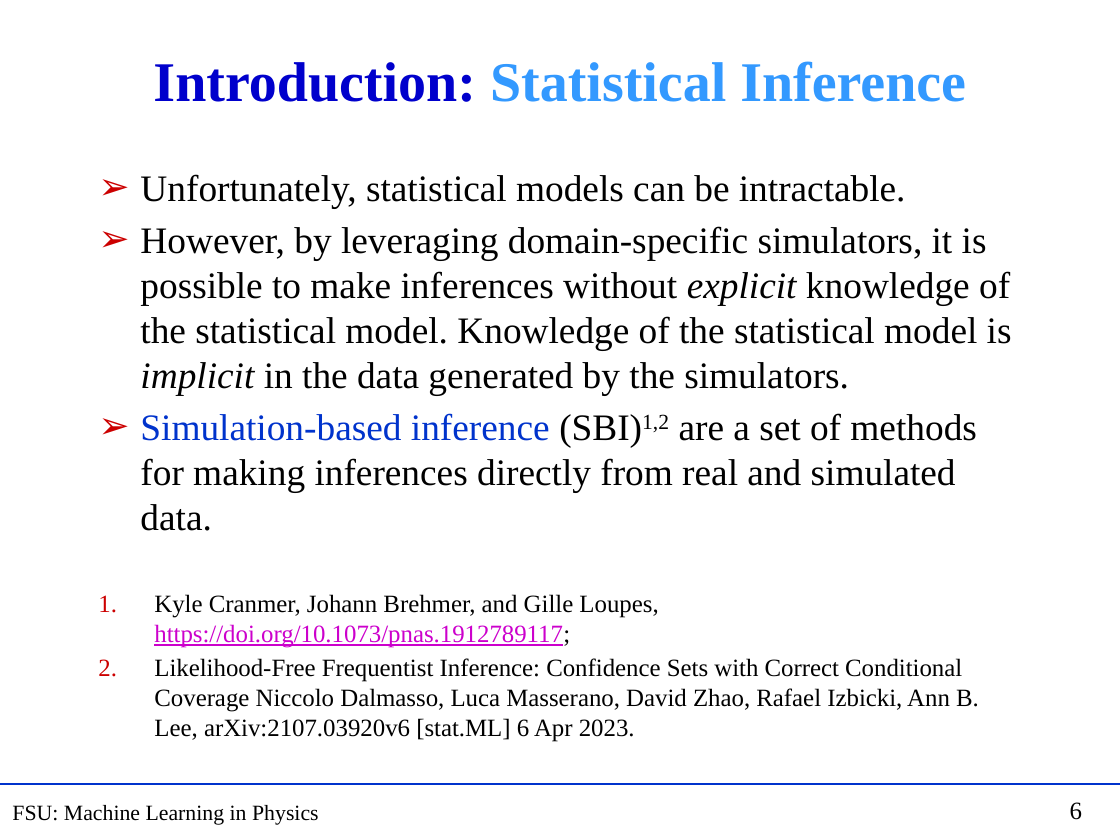
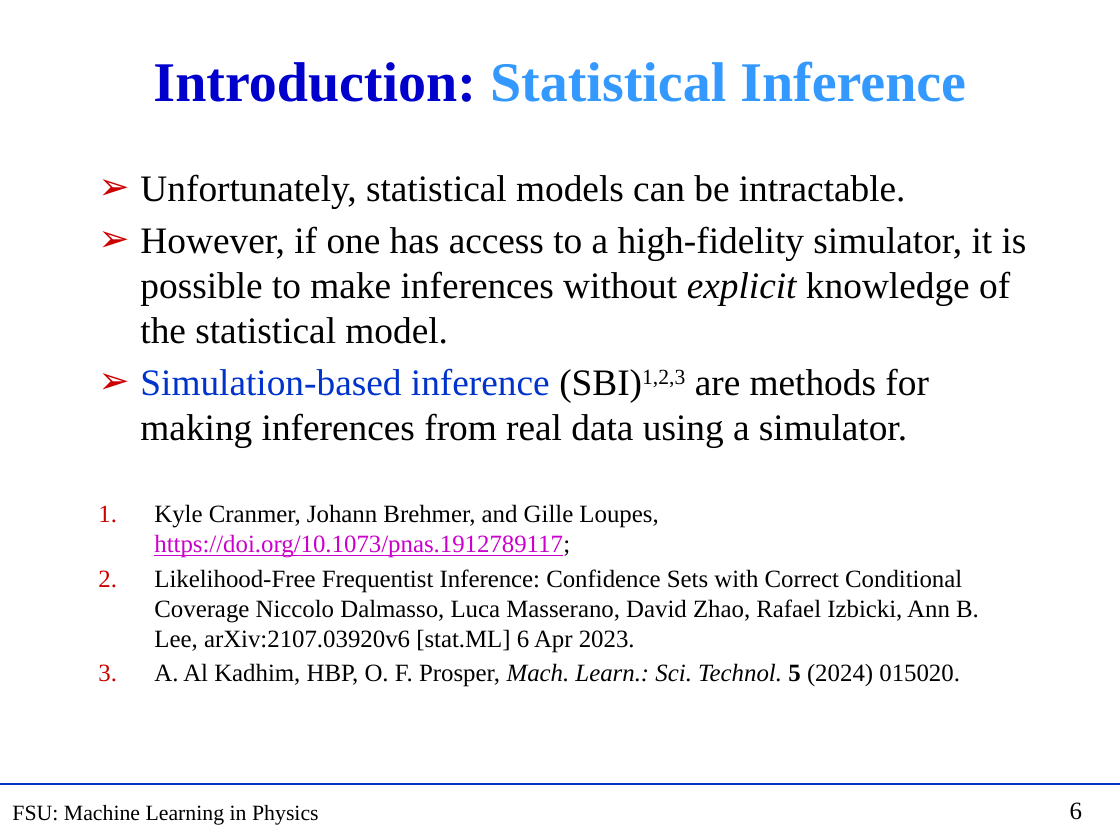
Before and after one commit to hbprosper/mlinphysics, a slide deck: slide 6 of Lectures/09.SBI/Lecture_SBI.pptx. Drawn at 1120x840 pixels with LibreOffice and Linux fonts; fonts in the diff are those of the drawing. Boxes give left, top, right and bottom in pixels: in the first picture for what was removed or moved away, otherwise in the second. Text is boxed around its words. In the diff, an @@ line names an element or a change of style, - is before the commit and + after.

Commit message:
update a few lectures

```diff
--- a/Lectures/09.SBI/Lecture_SBI.pptx
+++ b/Lectures/09.SBI/Lecture_SBI.pptx
@@ text at (140, 226, 1027, 447): text changed @@
-➢ However, by leveraging domain-specific simulators, it is possible to make inferences without explicit knowledge of the statistical model. Knowledge of the statistical model is implicit in the data generated by the simulators.
-➢ Simulation-based inference (SBI)1,2 are a set of methods for making inferences directly from real and simulated data.
+➢ However, if one has access to a high-fidelity simulator, it is possible to make inferences without explicit knowledge of the statistical model.
+➢ Simulation-based inference (SBI)1,2,3 are methods for making inferences from real data using a simulator.
@@ text at (154, 663, 960, 687): paragraph added @@
+3. A. Al Kadhim, HBP, O. F. Prosper, Mach. Learn.: Sci. Technol. 5 (2024) 015020.
```
Also in this commit, not shown: 1 slide added, 6 other files.
